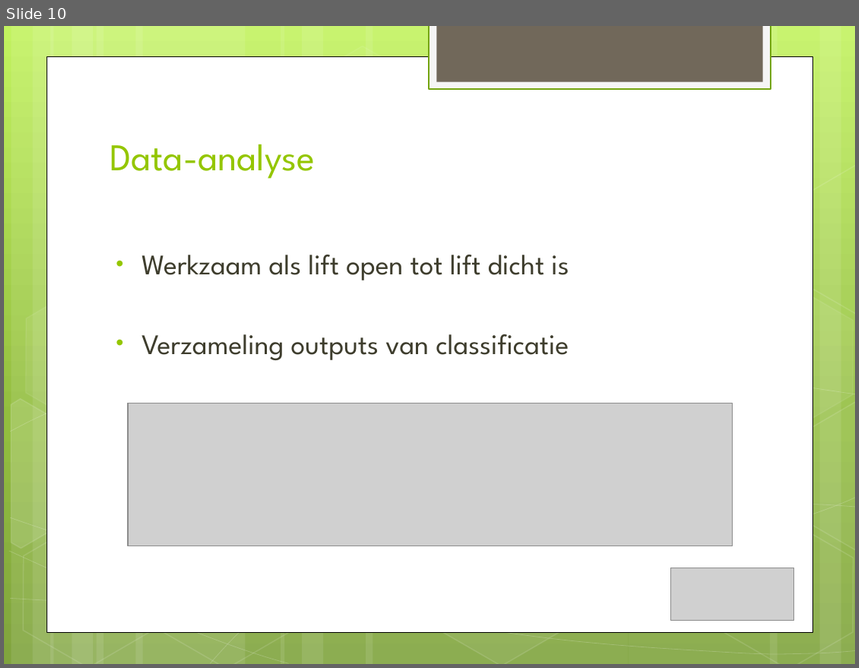
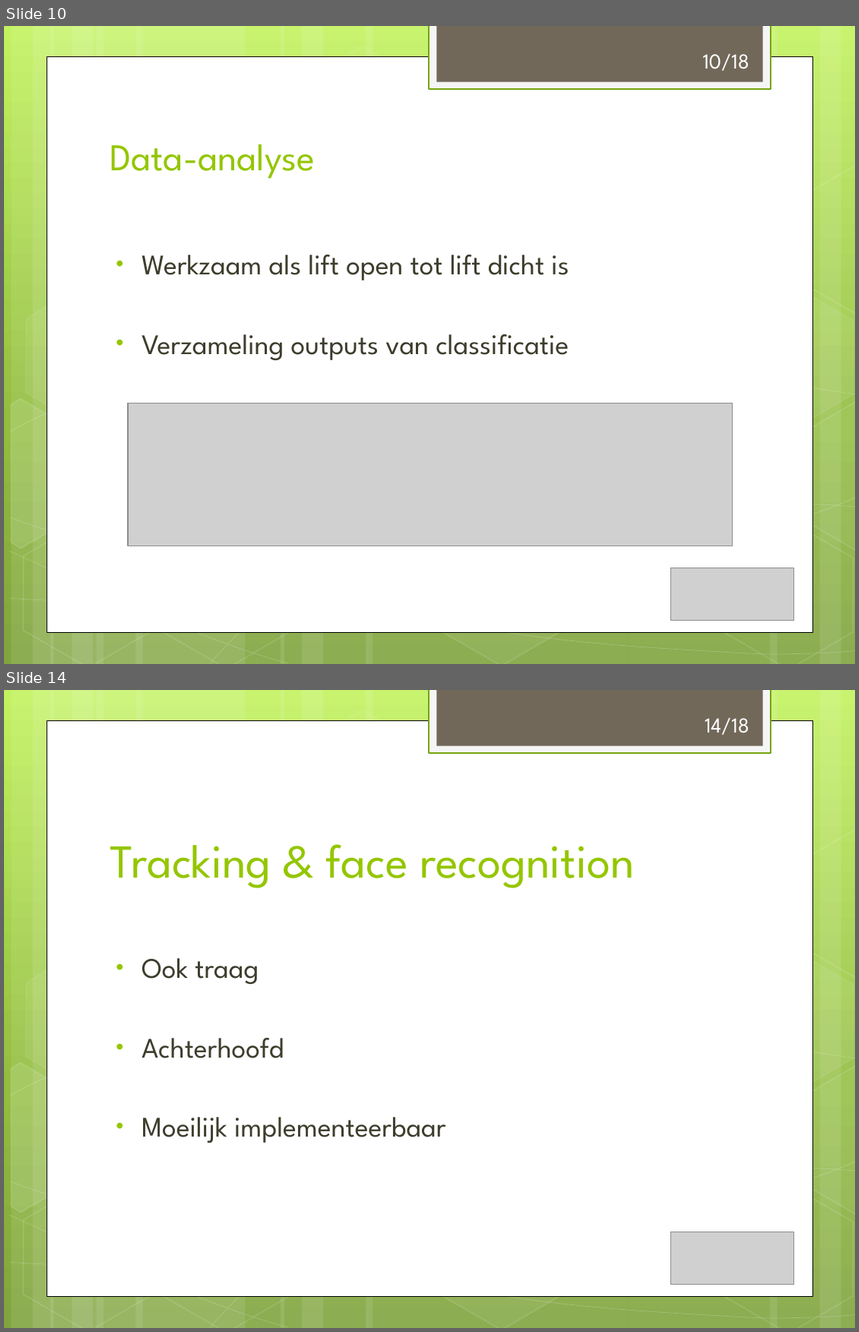
Before and after one commit to Suresh25/imaging-project-group-5, a slide deck: TI2710-D.pptx. Shown one above the other, each under a label of ours: slide 10 before the commit, slides 10 and 14 after it; the slides between them are not shown. The pictures are 859x668 and 859x1332 pixels, drawn with LibreOffice and Linux fonts; fonts in the diff are those of the drawing; grey boxes stand for pictures. Boxes give left, top, right and bottom in pixels: in the first picture for what was removed or moved away, otherwise in the second. Text is boxed around its words. In the diff, an @@ line names an element or a change of style, - is before the commit and + after.

```diff
--- a/TI2710-D.pptx
+++ b/TI2710-D.pptx
@@ slide 14 added at <box>4,690,855,1328</box>, background gradient #C3F35F to #93BF3F to #81A53E; not listed: 31 template elements that a slide beside it also shows @@
@@ text added at <box>705,717,750,735</box>, 18 pt, text #FFFFFF @@
+14/18
@@ title added at <box>110,844,634,888</box>, 40 pt, text #94C600 @@
+Tracking & face recognition
@@ text added at <box>142,958,446,1143</box>, 24 pt, text #3E3D2D @@
+• Ook traag
+• Achterhoofd
+• Moeilijk implementeerbaar
@@ picture added at <box>671,1232,794,1285</box> @@
@@ slide 10 changed as well @@
@@ text added at <box>703,53,750,71</box>, 18 pt, text #FFFFFF @@
+10/18
```
Also in this commit, not shown: 7 other slides changed, 8 other slides added, 1 slide removed, 1 other file.
